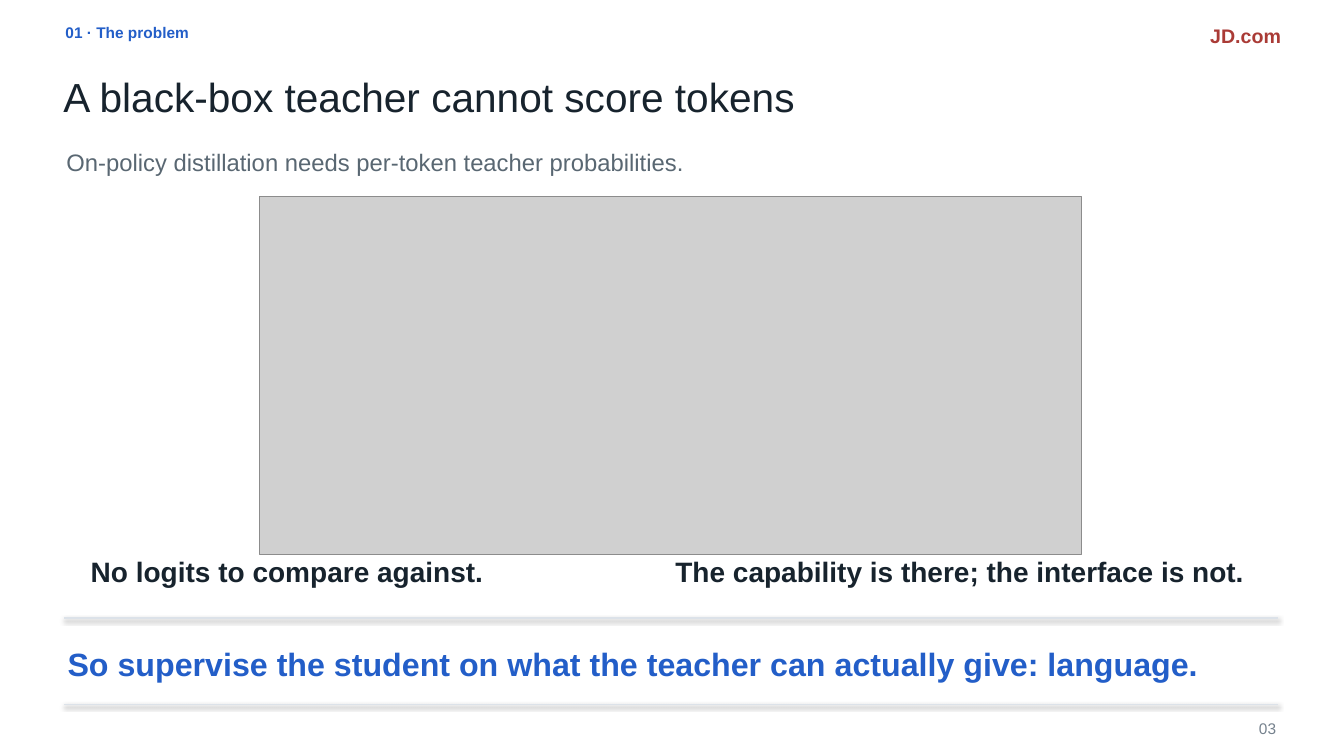
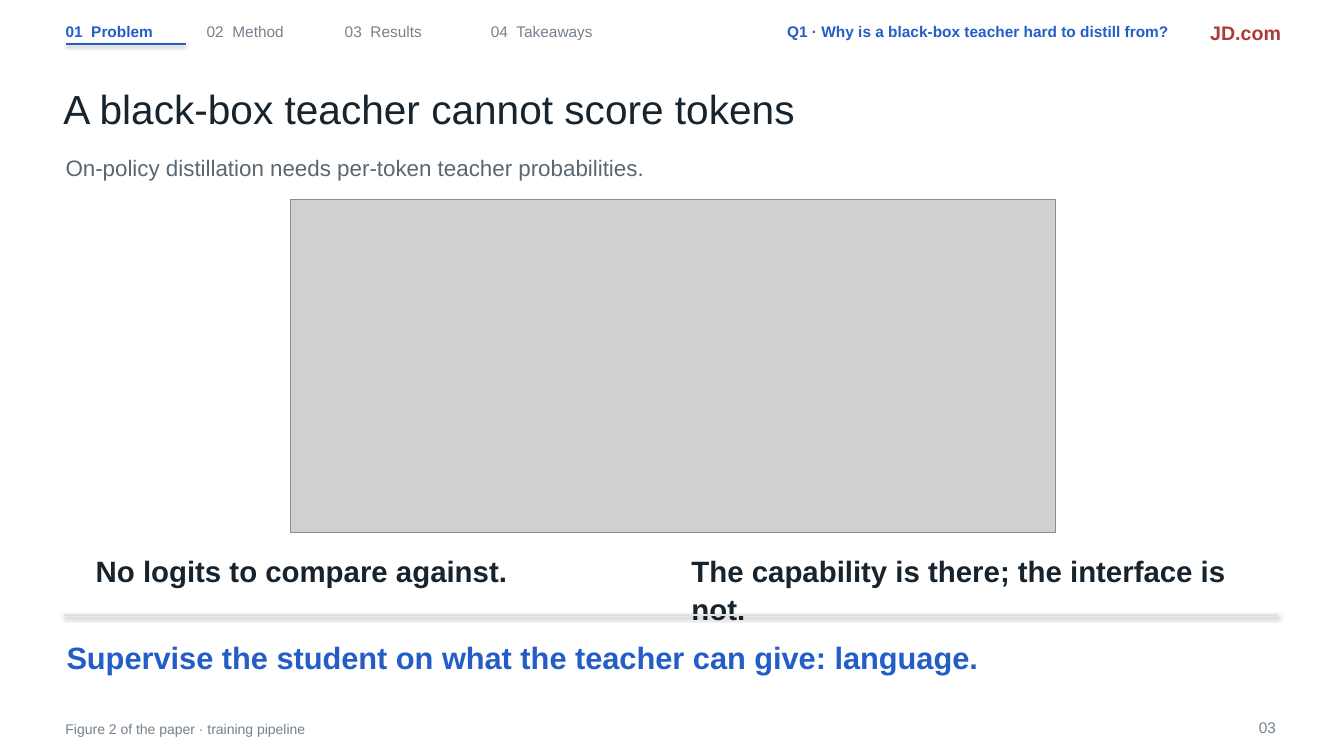
Before and after one commit to liruiluo/communicative-opsd, a slide deck: slide 3 of assets/slides/copd-slides.pptx. Drawn at 1344x756 pixels with LibreOffice and Linux fonts; fonts in the diff are those of the drawing; grey boxes stand for pictures. Boxes give left, top, right and bottom in pixels: in the first picture for what was removed or moved away, otherwise in the second. Text is boxed around its words. In the diff, an @@ line names an element or a change of style, - is before the commit and + after.

Commit message:
Restyle the deck: chapter nav, one claim per slide, no text overlaps

```diff
--- a/assets/slides/copd-slides.pptx
+++ b/assets/slides/copd-slides.pptx
@@ text at [66, 26, 153, 37]: text changed @@
-01 · The problem
+01 Problem
@@ text added at [207, 26, 283, 37], 11 pt, text #75818D @@
+02 Method
@@ text added at [345, 26, 421, 37], 11 pt, text #75818D @@
+03 Results
@@ text added at [491, 26, 592, 40], 11 pt, text #75818D @@
+04 Takeaways
@@ text added at [787, 26, 1169, 40], 11 pt, text #235EC8, bold @@
+Q1 · Why is a black-box teacher hard to distill from?
@@ text "JD.com" at [1210, 26, 1281, 40]: line spacing 1.12 to 1.1 @@
@@ line added from (66, 44) to (187, 44), #235EC8 1.2 pt @@
@@ text "A black-box teacher cannot score ..." at [63, 94, 795, 125]: line spacing 1.12 to 1.1 @@
@@ text "A black-box teacher cannot score ...": place and size @@
-text "A black-box teacher cannot score ..." at [63, 82, 795, 113]
+text "A black-box teacher cannot score ..." at [63, 94, 795, 125]
@@ text "On-policy distillation needs per-token teacher ...": place and size @@
-text "On-policy distillation needs per-token teacher ..." at [66, 153, 684, 176]
+text "On-policy distillation needs per-token teacher ..." at [66, 160, 643, 181]
@@ text "On-policy distillation needs per-token teacher ..." at [66, 160, 643, 181]: size 17 to 16 pt; line spacing 1.12 to 1.1 @@
@@ picture: place and size @@
-picture at [259, 197, 1082, 555]
+picture at [290, 200, 1056, 532]
@@ text "No logits to compare against." at [96, 560, 507, 588]: size 20 to 21 pt; line spacing 1.12 to 1.1 @@
@@ text "The capability is there; the ..." at [691, 560, 1225, 621]: size 20 to 21 pt; line spacing 1.12 to 1.1 @@
@@ text "The capability is there; the ...": place and size @@
-text "The capability is there; the ..." at [675, 561, 1243, 587]
+text "The capability is there; the ..." at [691, 560, 1225, 621]
@@ line moved from (65, 618) - (1278, 618) to (65, 615) - (1278, 615) @@
@@ text at [67, 646, 978, 675]: text changed; size 23 to 22 pt @@
-So supervise the student on what the teacher can actually give: language.
+Supervise the student on what the teacher can give: language.
@@ line removed from (65, 705) to (1278, 705) @@
@@ text added at [65, 724, 305, 737], 10 pt, text #75818D @@
+Figure 2 of the paper · training pipeline
```
Also in this commit, not shown: 13 other slides changed, 2 other files.
